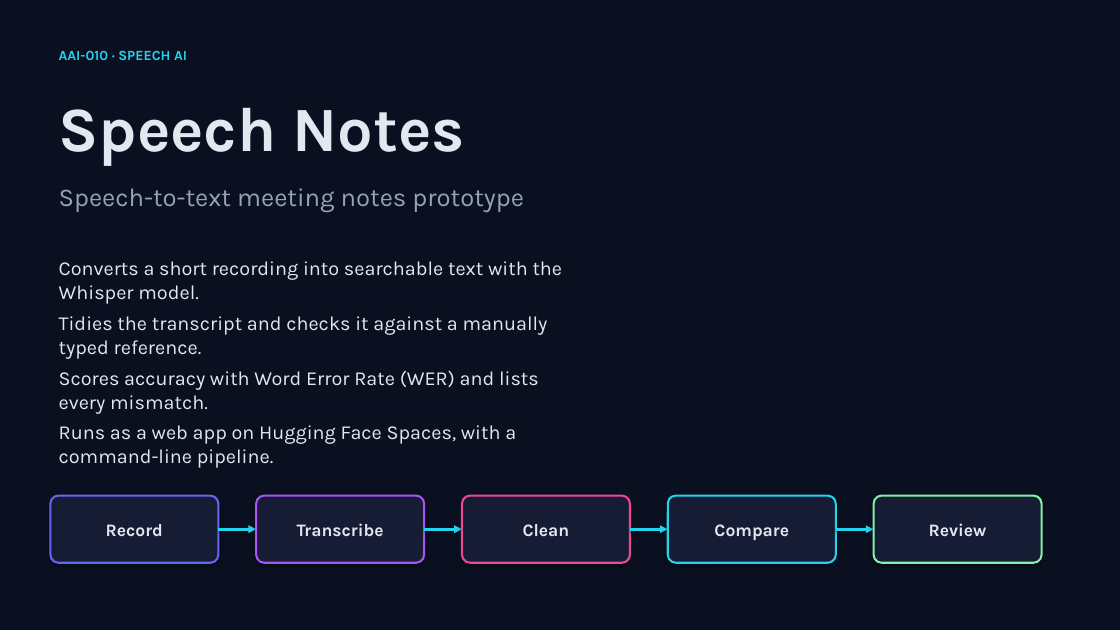
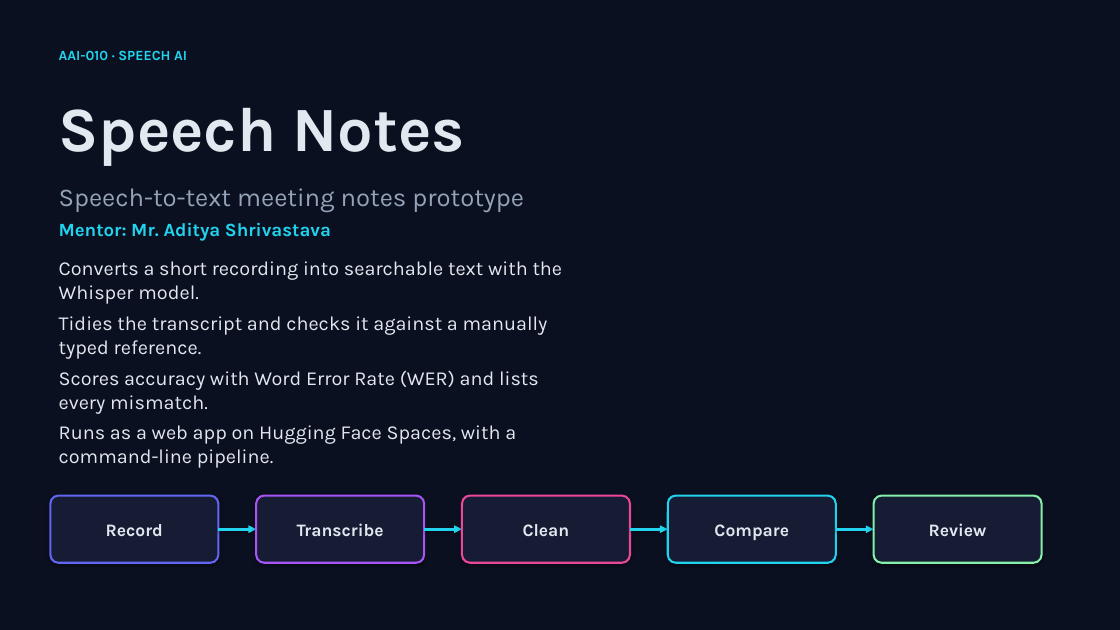
Before and after one commit to tripathi-yash/speech-notes, a slide deck: slide 1 of docs/speech_notes_slides.pptx. Drawn at 1120x630 pixels with LibreOffice and Linux fonts; fonts in the diff are those of the drawing. Boxes give left, top, right and bottom in pixels: in the first picture for what was removed or moved away, otherwise in the second. Text is boxed around its words. In the diff, an @@ line names an element or a change of style, - is before the commit and + after.

Commit message:
updated pdf and ppt

```diff
--- a/docs/speech_notes_slides.pptx
+++ b/docs/speech_notes_slides.pptx
@@ text added at bbox=[59, 223, 331, 241], 16 pt, text #22D3EE, bold @@
+Mentor: Mr. Aditya Shrivastava
```
Also in this commit, not shown: 2 slides added, 1 other file.
